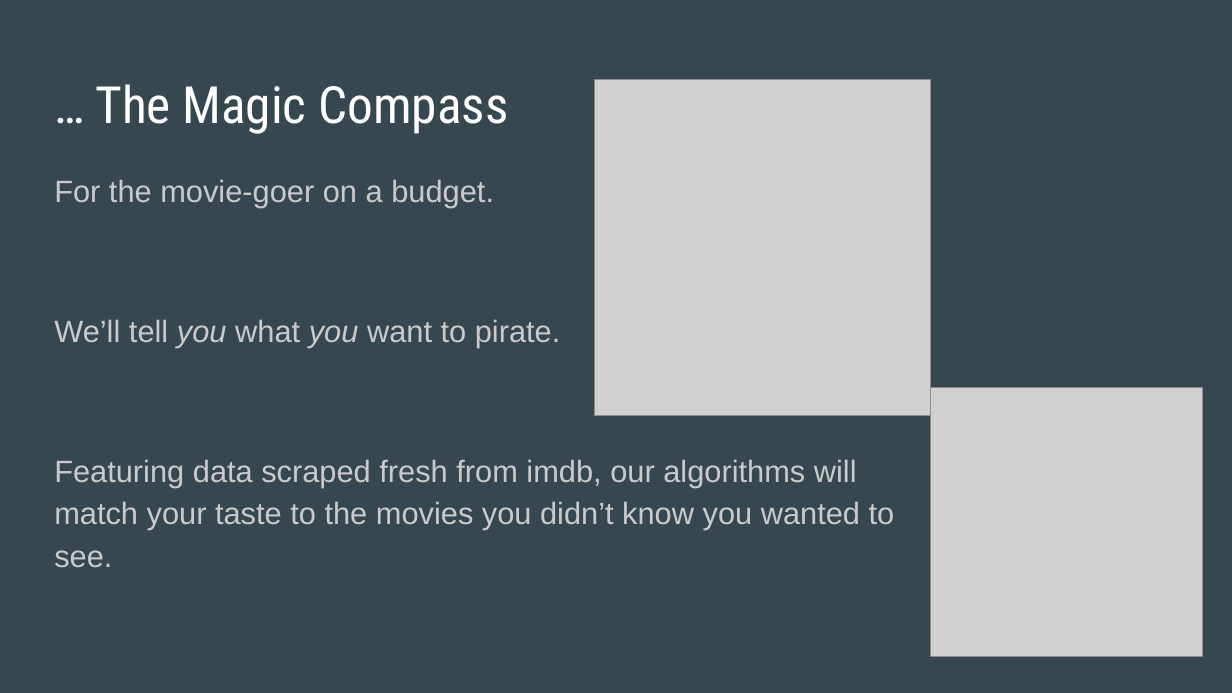
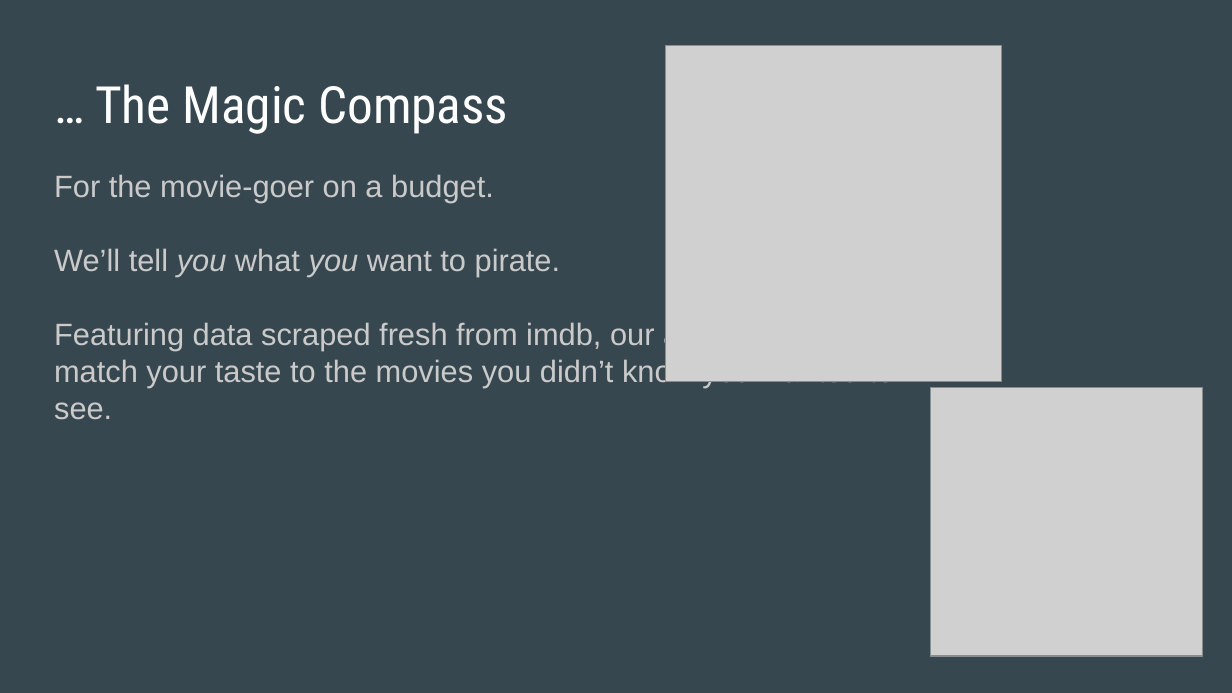
Before and after one commit to MoonWatcher582/alison_is_not_creative, a slide deck: slide 5 of TheMagicCompass.pptx. Drawn at 1232x693 pixels with LibreOffice and Linux fonts; fonts in the diff are those of the drawing; grey boxes stand for pictures. Boxes give left, top, right and bottom in pixels: in the first picture for what was removed or moved away, otherwise in the second. Text is boxed around its words. In the diff, an @@ line names an element or a change of style, - is before the commit and + after.

Commit message:
Fixed slide

```diff
--- a/TheMagicCompass.pptx
+++ b/TheMagicCompass.pptx
@@ picture: place and size @@
-picture at (594,80,930,416)
+picture at (665,46,1002,382)
@@ text "For the movie-goer on a ..." at (54,174,894,420): line spacing 1.15 to 1; less space between paragraphs @@
```
Also in this commit, not shown: 3 other slides changed.
